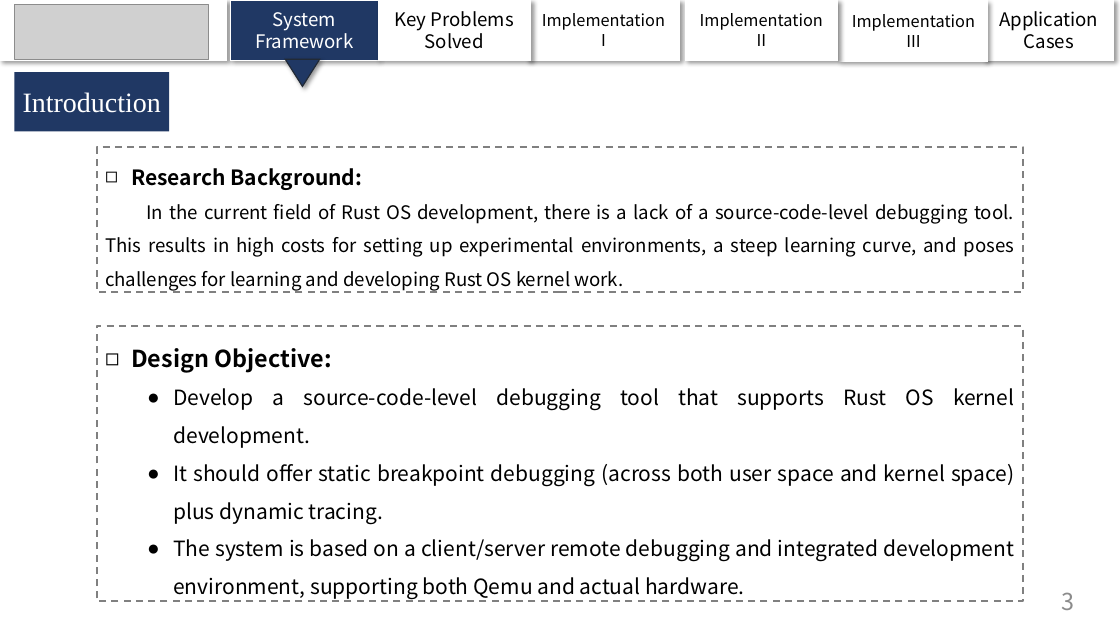
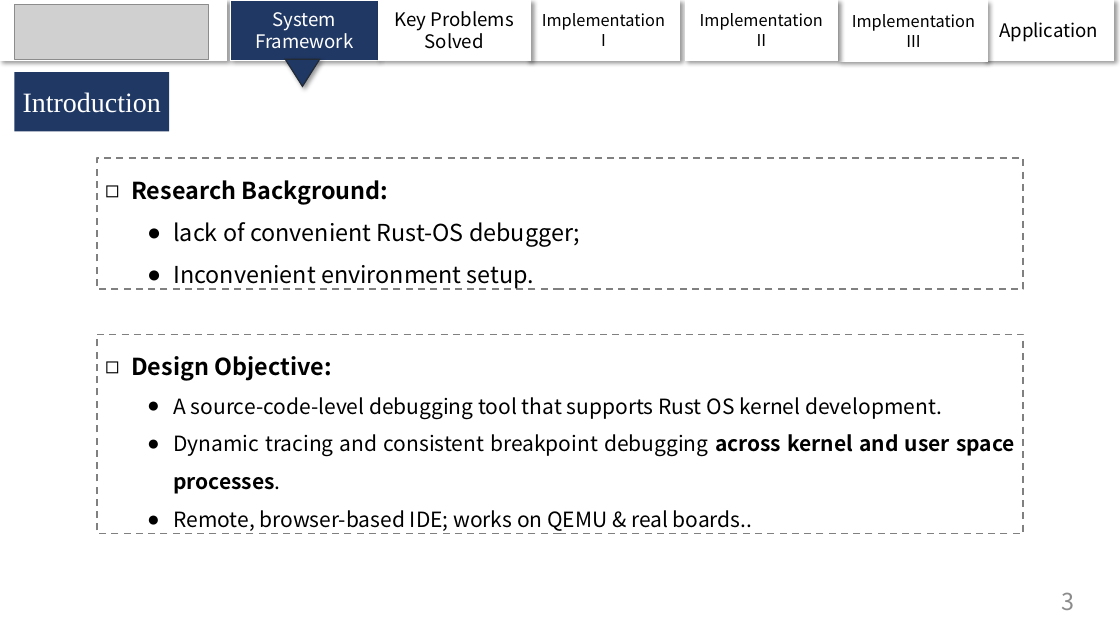
Before and after one commit to chenzhiy2001/code-debug-paper, a slide deck: slide 3 of ICCEA.pptx. Drawn at 1120x630 pixels with LibreOffice and Linux fonts; fonts in the diff are those of the drawing; grey boxes stand for pictures. Boxes give left, top, right and bottom in pixels: in the first picture for what was removed or moved away, otherwise in the second. Text is boxed around its words. In the diff, an @@ line names an element or a change of style, - is before the commit and + after.

```diff
--- a/ICCEA.pptx
+++ b/ICCEA.pptx
@@ text in rectangle at bbox=[999, 22, 1098, 42]: text changed @@
-Application Cases
+Application
@@ rectangle "Research Background:": place and size @@
-rectangle "Research Background:" at bbox=[97, 147, 1023, 292]
+rectangle "Research Background:" at bbox=[97, 159, 1023, 290]
@@ text in rectangle at bbox=[131, 180, 389, 205]: size 18 to 20 pt in "Research Background:" @@
@@ text in rectangle at bbox=[173, 222, 580, 290]: text changed; size 16 to 20 pt @@
-In the current field of Rust OS development, there is a lack of a source-code-level debugging tool. This results in high costs for setting up experimental environments, a steep learning curve, and poses challenges for learning and developing Rust OS kernel work.
+  ● lack of convenient Rust-OS debugger;
+  ● Inconvenient environment setup.
@@ rectangle "Design Objective:": place and size @@
-rectangle "Design Objective:" at bbox=[97, 326, 1023, 602]
+rectangle "Design Objective:" at bbox=[97, 334, 1023, 534]
@@ text in rectangle at bbox=[173, 397, 1015, 531]: text changed @@
-  ● Develop a source-code-level debugging tool that supports Rust OS kernel development.
-  ● It should offer static breakpoint debugging (across both user space and kernel space) plus dynamic tracing.
-  ● The system is based on a client/server remote debugging and integrated development environment, supporting both Qemu and actual hardware.
+  ● A source-code-level debugging tool that supports Rust OS kernel development.
+  ● Dynamic tracing and consistent breakpoint debugging across kernel and user space processes.
+  ● Remote, browser-based IDE; works on QEMU & real boards..
```
Also in this commit, not shown: 10 other slides changed.
